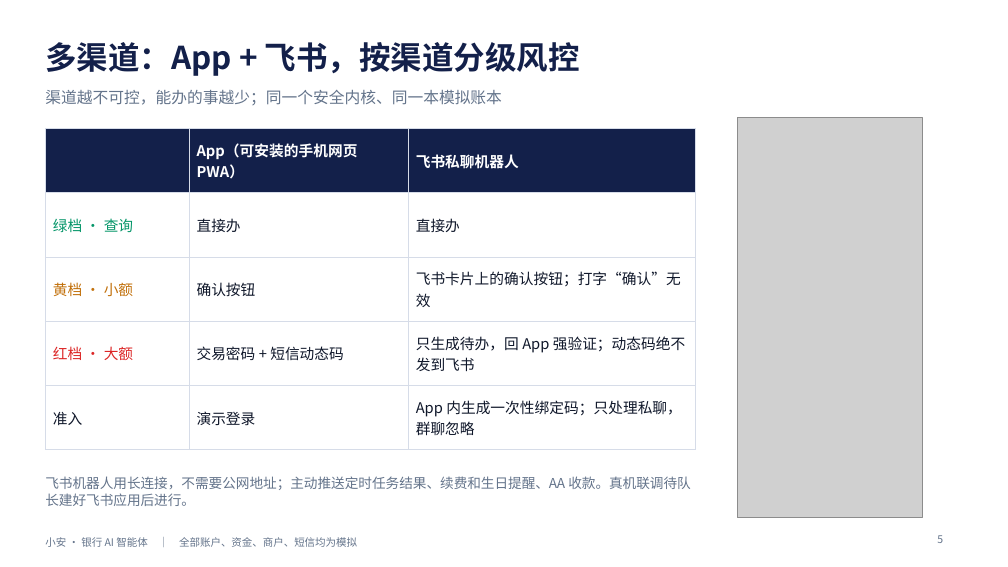
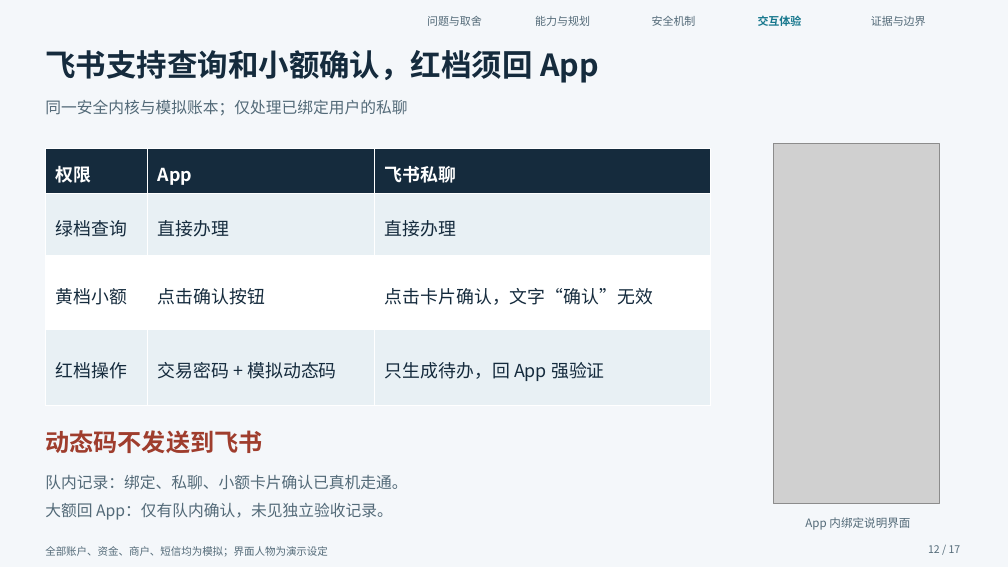
Before and after one commit to HelloHermit/fintechathon, a slide deck: slide 12 of deliverables/答辩PPT.pptx (slide 5 before the commit). Drawn at 1008x567 pixels with LibreOffice and Linux fonts; fonts in the diff are those of the drawing; grey boxes stand for pictures. Boxes give left, top, right and bottom in pixels: in the first picture for what was removed or moved away, otherwise in the second. Text is boxed around its words. In the diff, an @@ line names an element or a change of style, - is before the commit and + after.

```diff
--- a/deliverables/答辩PPT.pptx
+++ b/deliverables/答辩PPT.pptx
@@ background #FFFFFF to #F4F7FA @@
@@ text added at (x1=427, y1=16, x2=482, y2=26), 10.5 pt, text #536A78 @@
+问题与取舍
@@ text added at (x1=535, y1=16, x2=590, y2=26), 10.5 pt, text #536A78 @@
+能力与规划
@@ text added at (x1=652, y1=16, x2=696, y2=26), 10.5 pt, text #536A78 @@
+安全机制
@@ text added at (x1=758, y1=15, x2=802, y2=26), 10.5 pt, text #16778D, bold @@
+交互体验
@@ text added at (x1=871, y1=16, x2=926, y2=26), 10.5 pt, text #536A78 @@
+证据与边界
@@ text at (x1=45, y1=50, x2=599, y2=83): text changed; size 30 to 29 pt; text colour #13204A to #152B3D @@
-多渠道：App + 飞书，按渠道分级风控
+飞书支持查询和小额确认，红档须回 App
@@ text at (x1=45, y1=100, x2=407, y2=116): text changed; text colour #64748B to #536A78 @@
-渠道越不可控，能办的事越少；同一个安全内核、同一本模拟账本
+同一安全内核与模拟账本；仅处理已绑定用户的私聊
@@ table at (x1=45, y1=148, x2=711, y2=405) @@
-row 1:  | App（可安装的手机网页 PWA） | 飞书私聊机器人
-row 2: 绿档 · 查询 | 直接办 | 直接办
-row 3: 黄档 · 小额 | 确认按钮 | 飞书卡片上的确认按钮；打字“确认”无效
-row 4: 红档 · 大额 | 交易密码 + 短信动态码 | 只生成待办，回 App 强验证；动态码绝不发到飞书
-row 5: 准入 | 演示登录 | App 内生成一次性绑定码；只处理私聊，群聊忽略
+row 1: 权限 | App | 飞书私聊
+row 2: 绿档查询 | 直接办理 | 直接办理
+row 3: 黄档小额 | 点击确认按钮 | 点击卡片确认，文字“确认”无效
+row 4: 红档操作 | 交易密码 + 模拟动态码 | 只生成待办，回 App 强验证
@@ table resized from (x1=45, y1=129, x2=696, y2=439) to (x1=45, y1=148, x2=711, y2=405) @@
@@ picture resized from (x1=737, y1=117, x2=923, y2=518) to (x1=774, y1=144, x2=940, y2=504) @@
@@ vertical alignment middle to top in 3 elements at (x1=45, y1=100, x2=407, y2=116), (x1=45, y1=50, x2=599, y2=83), (x1=45, y1=430, x2=262, y2=453) @@
@@ text at (x1=45, y1=430, x2=262, y2=453): text changed; size 13 to 23 pt; text colour #64748B to #9F3D2D; bold on @@
-飞书机器人用长连接，不需要公网地址；主动推送定时任务结果、续费和生日提醒、AA 收款。真机联调待队长建好飞书应用后进行。
+动态码不发送到飞书
@@ text added at (x1=45, y1=475, x2=407, y2=520), 15 pt, text #536A78 @@
+队内记录：绑定、私聊、小额卡片确认已真机走通。
+大额回 App：仅有队内确认，未见独立验收记录。
@@ text removed at (x1=45, y1=537, x2=357, y2=547) @@
-小安 · 银行 AI 智能体 ｜ 全部账户、资金、商户、短信均为模拟
@@ text added at (x1=805, y1=517, x2=910, y2=530), 11 pt, text #536A78 @@
+App 内绑定说明界面
@@ page number removed at (x1=937, y1=535, x2=943, y2=543) @@
-5
@@ text added at (x1=45, y1=546, x2=328, y2=556), 10 pt, text #536A78 @@
+全部账户、资金、商户、短信均为模拟；界面人物为演示设定
@@ text added at (x1=928, y1=545, x2=961, y2=553), 10 pt, text #536A78 @@
+12 / 17
```
Also in this commit, not shown: 8 other slides changed, 8 slides added, 6 slides removed, 1 other file.
